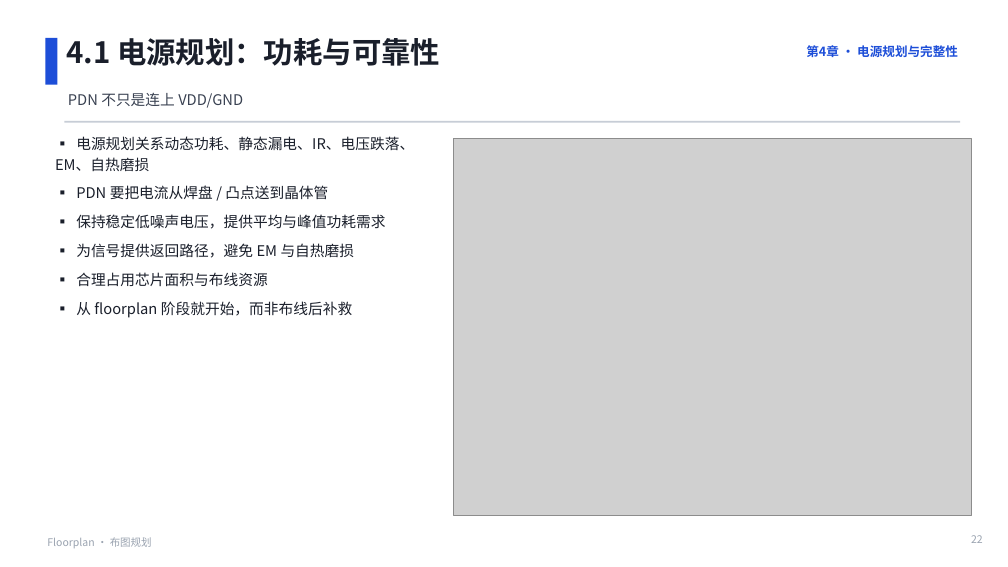
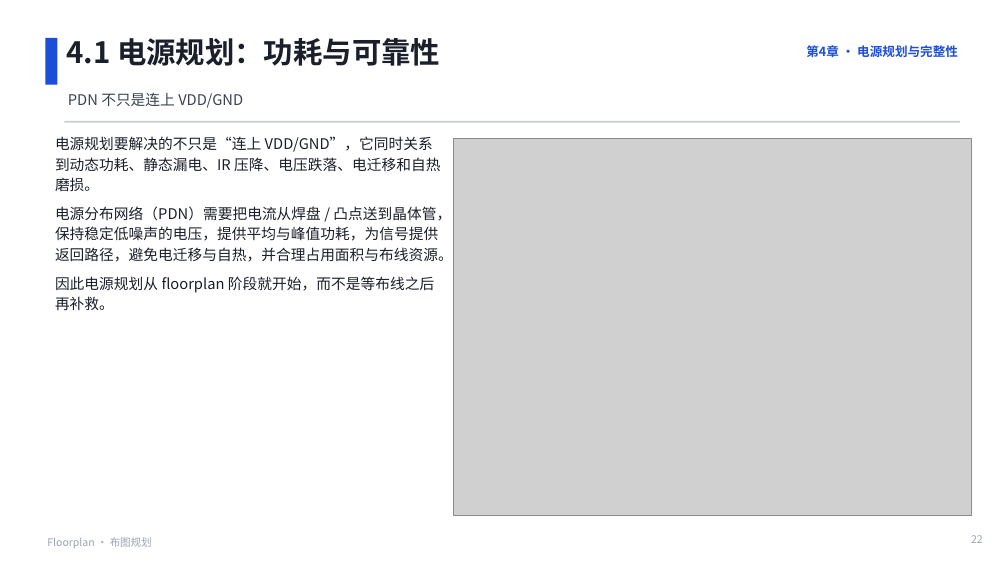
Before and after one commit to JinChengZ18/IC_Learning_Material, a slide deck: slide 22 of IC_Backend_Notes/slides/05_Floorplan.pptx. Drawn at 1008x567 pixels with LibreOffice and Linux fonts; fonts in the diff are those of the drawing; grey boxes stand for pictures. Boxes give left, top, right and bottom in pixels: in the first picture for what was removed or moved away, otherwise in the second. Text is boxed around its words. In the diff, an @@ line names an element or a change of style, - is before the commit and + after.

```diff
--- a/IC_Backend_Notes/slides/05_Floorplan.pptx
+++ b/IC_Backend_Notes/slides/05_Floorplan.pptx
@@ text at box(55, 136, 453, 310): text changed @@
-▪ 电源规划关系动态功耗、静态漏电、IR、电压跌落、EM、自热磨损
-▪ PDN 要把电流从焊盘 / 凸点送到晶体管
-▪ 保持稳定低噪声电压，提供平均与峰值功耗需求
-▪ 为信号提供返回路径，避免 EM 与自热磨损
-▪ 合理占用芯片面积与布线资源
-▪ 从 floorplan 阶段就开始，而非布线后补救
+电源规划要解决的不只是“连上 VDD/GND”，它同时关系到动态功耗、静态漏电、IR 压降、电压跌落、电迁移和自热磨损。
+电源分布网络（PDN）需要把电流从焊盘 / 凸点送到晶体管，保持稳定低噪声的电压，提供平均与峰值功耗，为信号提供返回路径，避免电迁移与自热，并合理占用面积与布线资源。
+因此电源规划从 floorplan 阶段就开始，而不是等布线之后再补救。
```
Also in this commit, not shown: 1 other slide changed, 3 other files.
